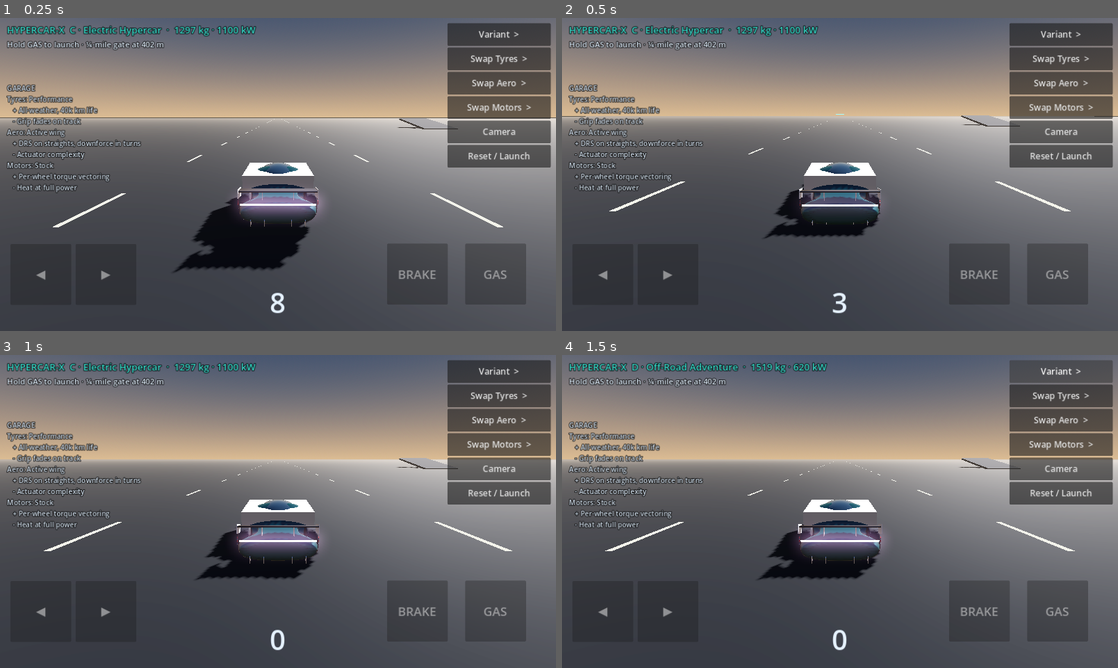
Above: before the commit, frames 1-4 (two rows, left to right).
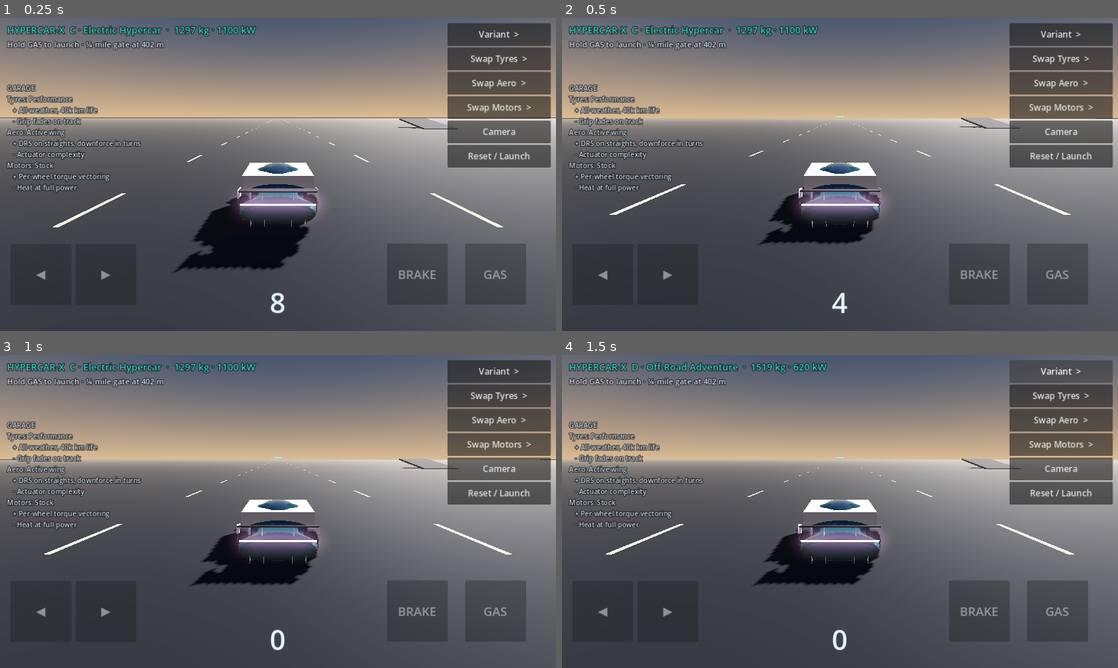
Above: after the commit, the same moments.

Repository: jaineil32624/hypercar-x
Game: Godot game, scene res://main.tscn
Two runs of this game, one before a commit and one after it. Both use one fixed random seed, a clock stepped at 60 frames per second and the inputs below.
Inputs:
- Up to frame 1 (0.25 s): no input
- Up to frame 2 (0.5 s): no input
- Up to frame 3 (1 s): hold D (steer_right) from 0.53 s (still down)
- Up to frame 4 (1.5 s): release D (steer_right) at 1.25 s; click "Variant >" at 1.25 s

Frame 1 is identical in both runs. In frame 2, 3.2% of the frame differs, in the area x 0-100%, y 30-95%; in frame 3, 1.2%; in frame 4, 1.1%.

Commit message:
Godot: calibrate grip to model 0-60, fix ride height
Co-Authored-By: Claude Opus 5.5 <noreply@anthropic.com>
Claude-Session: https://claude.ai/code/session_0119tRvJpKU6TpkSKkQ8qQDf

Diff:
--- a/godot/main.gd
+++ b/godot/main.gd
@@ -219,8 +219,8 @@
 	_collect(inst)
 
 	# physics wheels (no meshes; GLB wheels are the visuals)
-	var positions := {"FL": Vector3(0.855, 0.56, 1.39), "FR": Vector3(-0.855, 0.56, 1.39),
-		"RL": Vector3(0.83, 0.56, -1.39), "RR": Vector3(-0.83, 0.56, -1.39)}
+	var positions := {"FL": Vector3(0.855, 0.48, 1.39), "FR": Vector3(-0.855, 0.48, 1.39),
+		"RL": Vector3(0.83, 0.48, -1.39), "RR": Vector3(-0.83, 0.48, -1.39)}
 	for tag in ["FL", "FR", "RL", "RR"]:
 		var w := VehicleWheel3D.new()
 		w.name = "W_" + tag
@@ -302,7 +302,7 @@
 	}
 	car.mass = P["mass"]
 	for w in wheels:
-		w.wheel_friction_slip = 0.8 * P["mu"]  # tuned so Godot 0-60 matches the Python model
+		w.wheel_friction_slip = 0.6 * P["mu"]  # tuned so Godot 0-60 matches the Python model
 		w.suspension_max_force = P["mass"] * G * 1.6
 	if wing:
 		wing.visible = part_idx["Aero"] != 2
